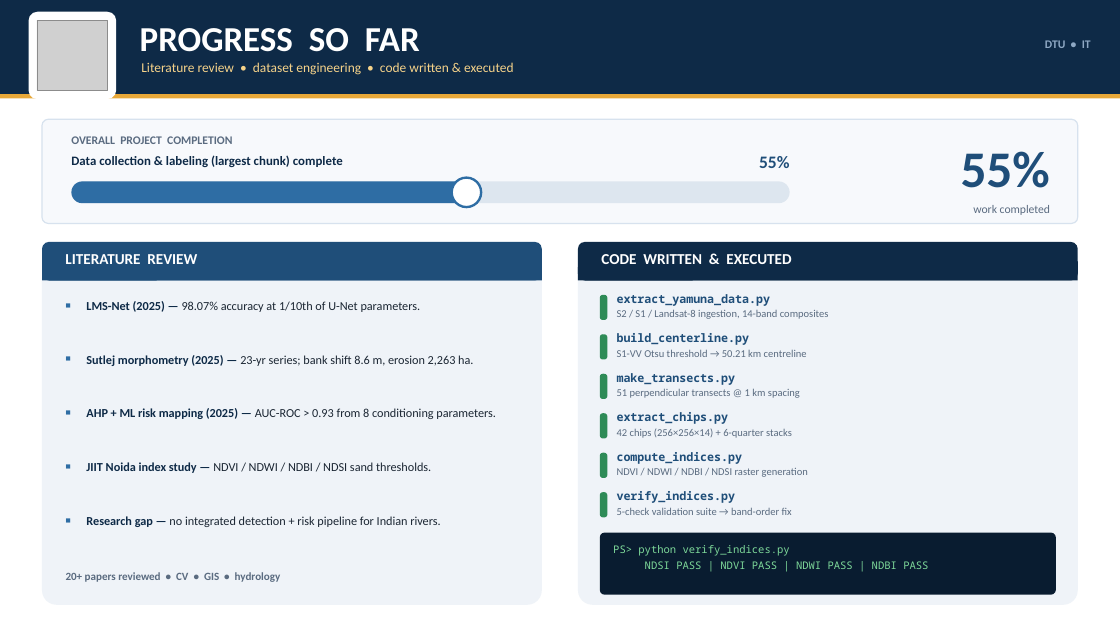
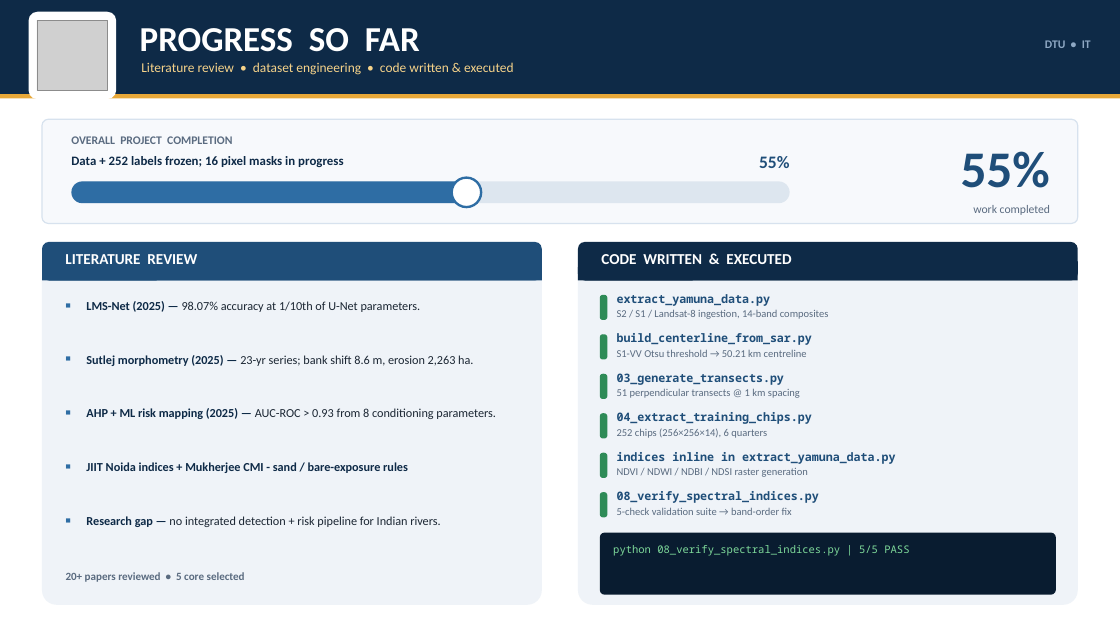
Before and after one commit to uppu123/AI-Based-illegal-Sand-Mining-Detection-and-Risk-Priortization-Detection, a slide deck: slide 2 of presentation/Project_Progress_Presentation.pptx. Drawn at 1120x630 pixels with LibreOffice and Linux fonts; fonts in the diff are those of the drawing; grey boxes stand for pictures. Boxes give left, top, right and bottom in pixels: in the first picture for what was removed or moved away, otherwise in the second. Text is boxed around its words. In the diff, an @@ line names an element or a change of style, - is before the commit and + after.

```diff
--- a/presentation/Project_Progress_Presentation.pptx
+++ b/presentation/Project_Progress_Presentation.pptx
@@ text at (x1=71, y1=156, x2=343, y2=167): text changed @@
-Data collection & labeling (largest chunk) complete
+Data + 252 labels frozen; 16 pixel masks in progress
@@ text at (x1=617, y1=333, x2=812, y2=345): text changed @@
-build_centerline.py
+build_centerline_from_sar.py
@@ text at (x1=617, y1=373, x2=784, y2=385): text changed @@
-make_transects.py
+03_generate_transects.py
@@ text at (x1=617, y1=412, x2=812, y2=424): text changed @@
-extract_chips.py
+04_extract_training_chips.py
@@ text at (x1=617, y1=428, x2=767, y2=438): text changed @@
-42 chips (256×256×14) + 6-quarter stacks
+252 chips (256×256×14), 6 quarters
@@ text at (x1=86, y1=462, x2=408, y2=473): text changed; text colour #1B2633 to #0E2A47; bold on @@
-JIIT Noida index study — NDVI / NDWI / NDBI / NDSI sand thresholds.
+JIIT Noida indices + Mukherjee CMI - sand / bare-exposure rules
@@ text at (x1=617, y1=452, x2=895, y2=464): text changed @@
-compute_indices.py
+indices inline in extract_yamuna_data.py
@@ text at (x1=617, y1=491, x2=819, y2=503): text changed @@
-verify_indices.py
+08_verify_spectral_indices.py
@@ text at (x1=613, y1=545, x2=909, y2=556): text changed @@
-PS> python verify_indices.py
-NDSI PASS | NDVI PASS | NDWI PASS | NDBI PASS
+python 08_verify_spectral_indices.py | 5/5 PASS
@@ text at (x1=66, y1=572, x2=245, y2=582): text changed @@
-20+ papers reviewed • CV • GIS • hydrology
+20+ papers reviewed • 5 core selected
```
Also in this commit, not shown: 2 other slides changed, 14 other files.
